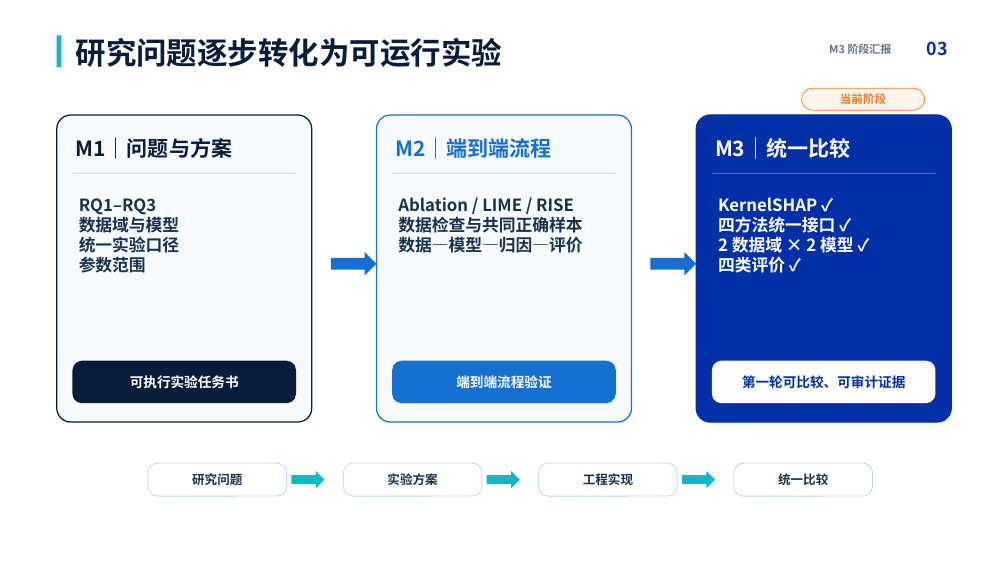
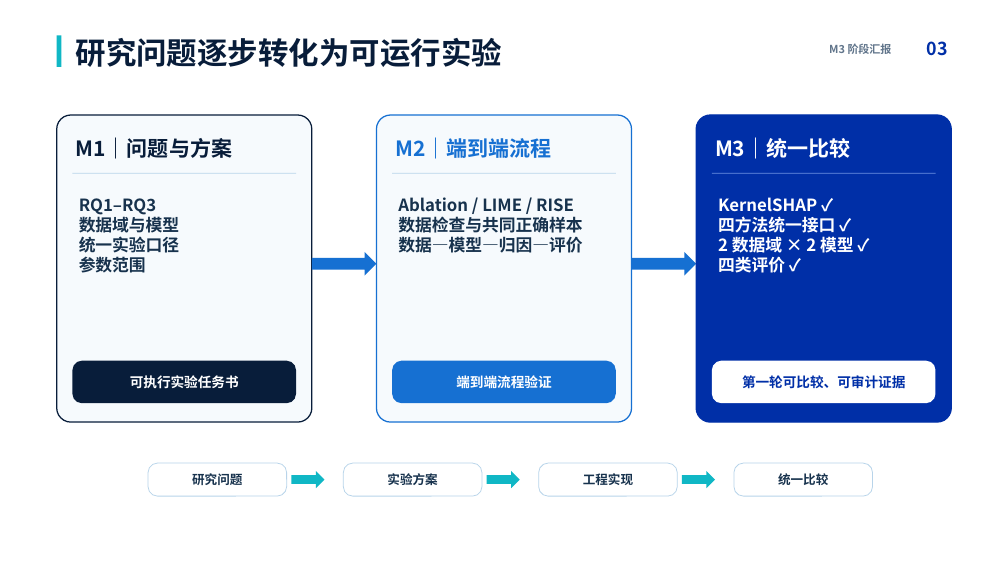
Before and after one commit to Marshtomp21/ML-Practice, a slide deck: slide 3 of reports/midterm_review/机器学习综合实践_M3_中期汇报初版.pptx. Drawn at 1008x567 pixels with LibreOffice and Linux fonts; fonts in the diff are those of the drawing. Boxes give left, top, right and bottom in pixels: in the first picture for what was removed or moved away, otherwise in the second. Text is boxed around its words. In the diff, an @@ line names an element or a change of style, - is before the commit and + after.

```diff
--- a/reports/midterm_review/机器学习综合实践_M3_中期汇报初版.pptx
+++ b/reports/midterm_review/机器学习综合实践_M3_中期汇报初版.pptx
@@ rounded rectangle removed at <box>802,88,924,110</box> @@
-当前阶段
@@ right arrow: place and size @@
-right arrow at <box>331,252,377,275</box>
+right arrow at <box>312,252,376,275</box>
@@ right arrow: place and size @@
-right arrow at <box>650,252,696,275</box>
+right arrow at <box>631,252,696,275</box>
```
Also in this commit, not shown: 2 other slides changed, 1 other file.
